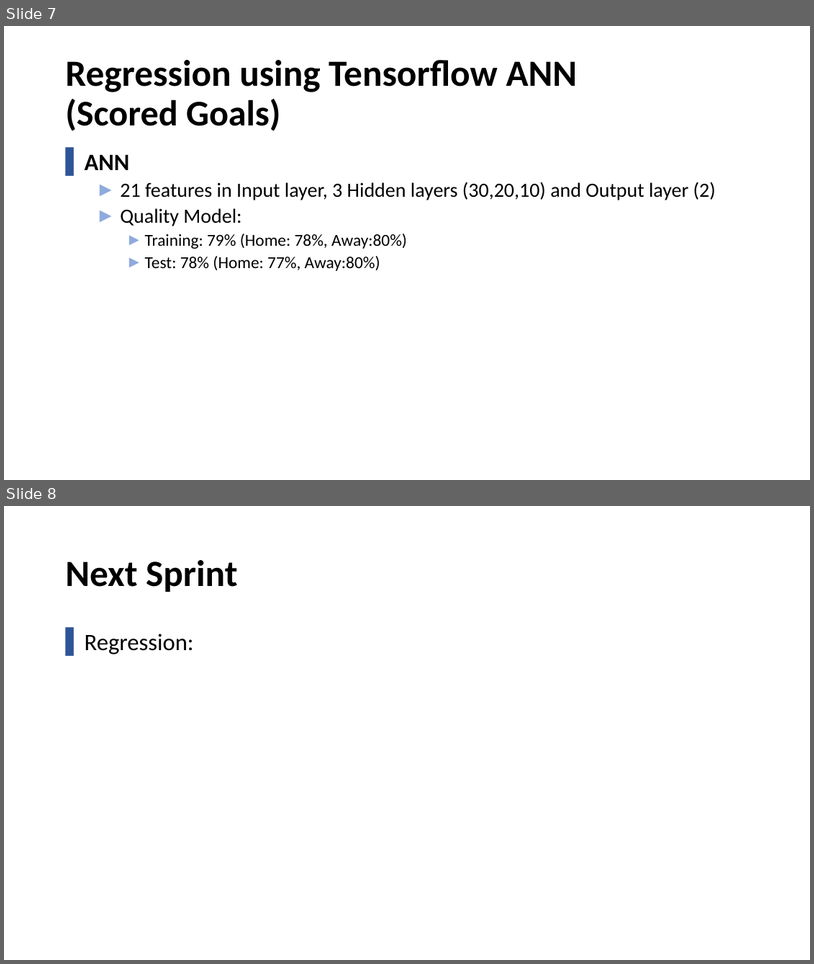
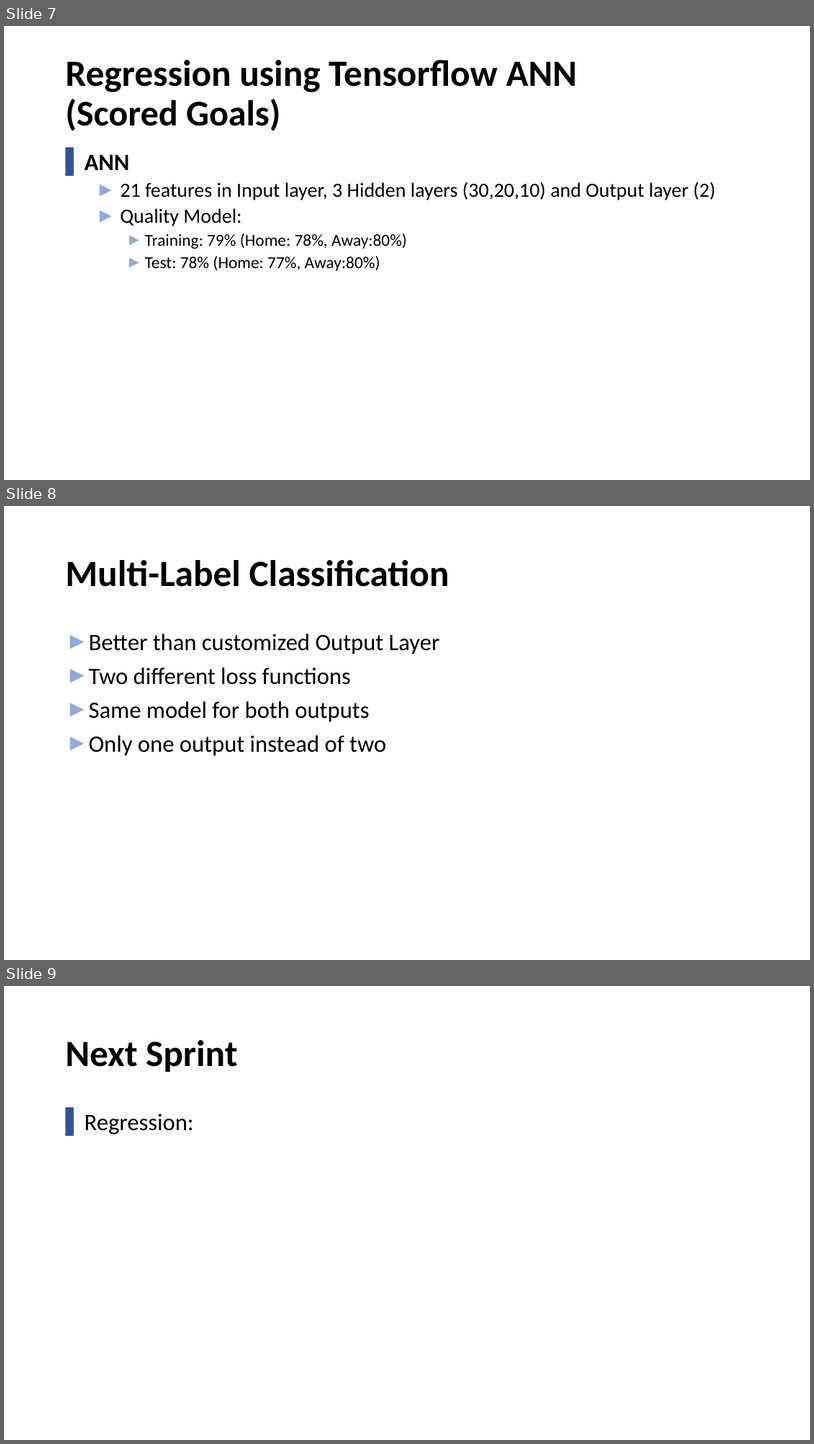
Before and after one commit to Khaledjallouli/project, a slide deck: Daily/sprint8/Sprint8_Review.pptx. Shown one above the other, each under a label of ours: slides 7 and 8 before the commit, slides 7, 8 and 9 after it. The pictures are 814x964 and 814x1444 pixels, drawn with LibreOffice and Linux fonts; fonts in the diff are those of the drawing; background and template pictures are left out. Boxes give left, top, right and bottom in pixels: in the first picture for what was removed or moved away, otherwise in the second. Text is boxed around its words. In the diff, an @@ line names an element or a change of style, - is before the commit and + after.

```diff
--- a/Daily/sprint8/Sprint8_Review.pptx
+++ b/Daily/sprint8/Sprint8_Review.pptx
@@ slide 8 added at [4, 506, 810, 960], background #FFFFFF @@
@@ title added at [65, 560, 450, 587], 44 pt, text #000000, bold @@
+Multi-Label Classification
@@ text added at [89, 633, 440, 756], 28 pt, text #000000 @@
+► Better than customized Output Layer
+► Two different loss functions
+► Same model for both outputs
+► Only one output instead of two
@@ what was slide 8 is now slide 9 @@
```
